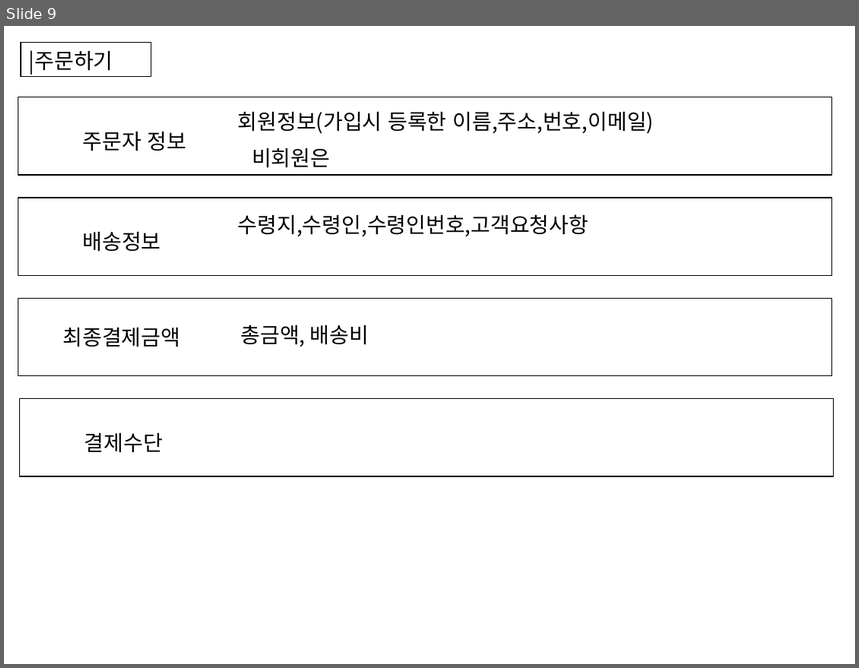
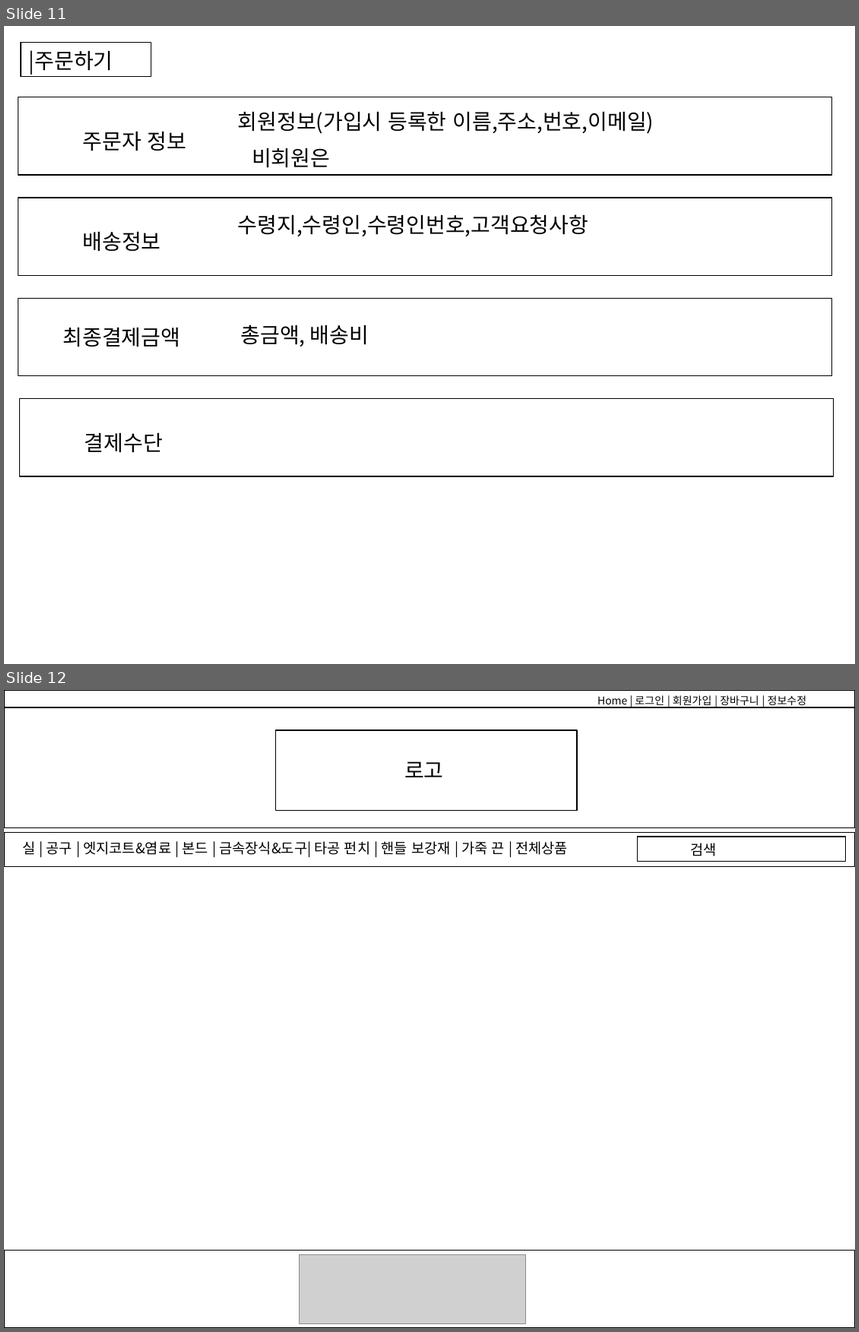
Before and after one commit to yeonjihyo/Leather, a slide deck: Notes/Leather_스토리보드.pptx. Shown one above the other, each under a label of ours: slide 9 before the commit, slides 11 and 12 after it. The pictures are 859x668 and 859x1332 pixels, drawn with LibreOffice and Linux fonts; fonts in the diff are those of the drawing; grey boxes stand for pictures. Boxes give left, top, right and bottom in pixels: in the first picture for what was removed or moved away, otherwise in the second. Text is boxed around its words. In the diff, an @@ line names an element or a change of style, - is before the commit and + after.

Commit message:
0829-스토리보드 수정

```diff
--- a/Notes/Leather_스토리보드.pptx
+++ b/Notes/Leather_스토리보드.pptx
@@ slide 12 added at (x1=4, y1=690, x2=855, y2=1328), background #FFFFFF @@
@@ rectangle added at (x1=4, y1=708, x2=855, y2=829), outline #000000 0.75 pt @@
@@ rectangle added at (x1=4, y1=690, x2=855, y2=708), outline #000000 0.75 pt @@
@@ text added at (x1=598, y1=695, x2=807, y2=707), 9 pt, text #000000 @@
+Home | 로그인 | 회원가입 | 장바구니 | 정보수정
@@ rectangle added at (x1=275, y1=730, x2=577, y2=810), outline #000000 0.75 pt @@
@@ text added at (x1=405, y1=761, x2=444, y2=777), 18 pt, text #000000 @@
+로고
@@ rectangle added at (x1=4, y1=833, x2=855, y2=867), outline #000000 0.75 pt @@
@@ text added at (x1=22, y1=841, x2=568, y2=858), 12 pt, text #000000 @@
+실 | 공구 | 엣지코트&염료 | 본드 | 금속장식&도구| 타공 펀치 | 핸들 보강재 | 가죽 끈 | 전체상품
@@ rectangle added at (x1=637, y1=837, x2=846, y2=861), outline #000000 0.75 pt @@
@@ text added at (x1=690, y1=843, x2=716, y2=856), 12 pt, text #000000 @@
+검색
@@ rectangle added at (x1=4, y1=1250, x2=855, y2=1328), outline #000000 0.75 pt @@
@@ picture added at (x1=300, y1=1255, x2=526, y2=1324) @@
@@ what was slide 9 is now slide 11 @@
```
